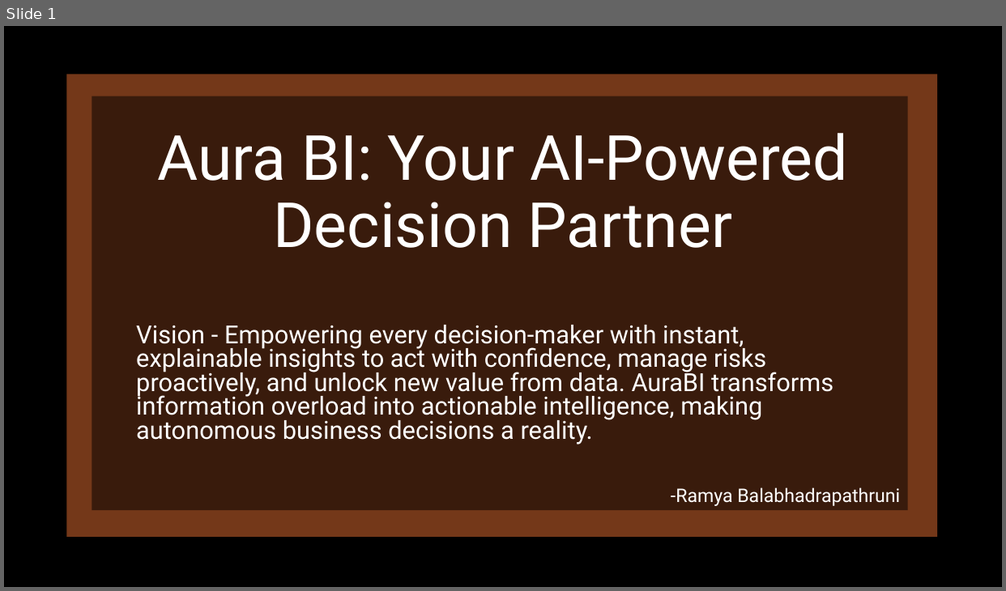
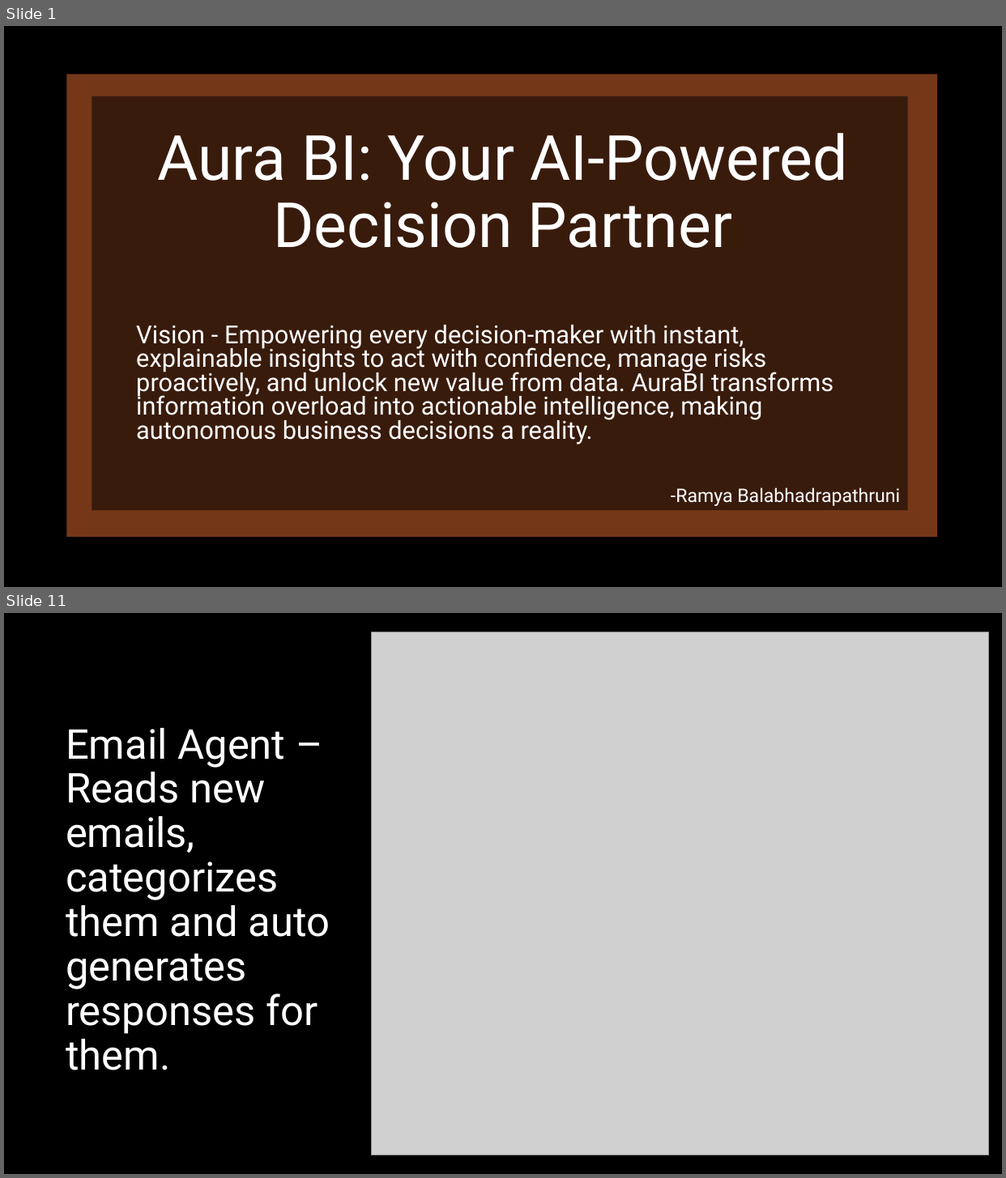
Before and after one commit to RamyaBalabhadrapathruni/autonomous-bi-agent-backup, a slide deck: AuraBI_theautonomousagent.pptx. Shown one above the other, each under a label of ours: slide 1 before the commit, slides 1 and 11 after it; the slides between them are not shown. The pictures are 1006x591 and 1006x1178 pixels, drawn with LibreOffice and Linux fonts; fonts in the diff are those of the drawing; grey boxes stand for pictures. Boxes give left, top, right and bottom in pixels: in the first picture for what was removed or moved away, otherwise in the second. Text is boxed around its words. In the diff, an @@ line names an element or a change of style, - is before the commit and + after.

```diff
--- a/AuraBI_theautonomousagent.pptx
+++ b/AuraBI_theautonomousagent.pptx
@@ slide 11 added at box(4, 613, 1002, 1174), background #000000 @@
@@ picture added at box(372, 632, 989, 1156) @@
@@ title added at box(66, 728, 330, 1071), 39.6 pt, text #FFFFFF @@
+Email Agent – Reads new emails, categorizes them and auto generates responses for them.
```
Also in this commit, not shown: 4 slides changed, 6 other slides added, 1 slide removed.
